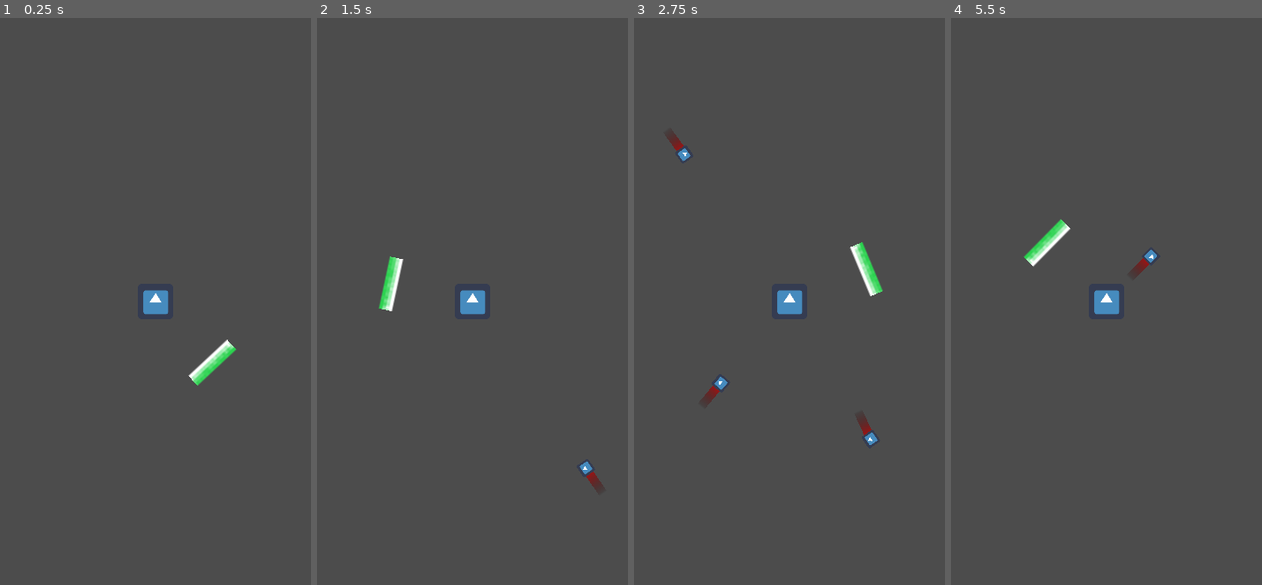
Above: before the commit, frames 1-4 (left to right).
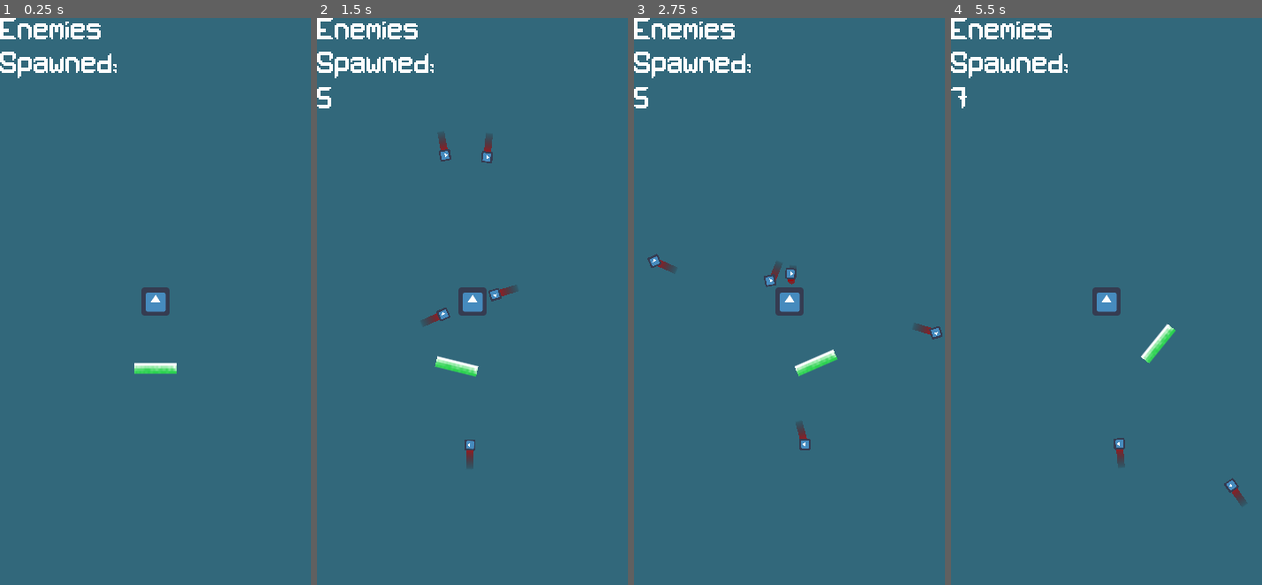
Above: after the commit, the same moments.

Repository: diegoportela99/QuickVoider
Game: Godot game, scene res://Scenes/Main.tscn
The game is run twice, just before and just after one commit, with the same random seed, the same clock (stepped at 60 frames per second) and the same inputs. The engine's default icon, where the game draws it, is replaced by a stand-in: a white triangle on a blue panel in a dark square.
Inputs (mouse positions are in pixels of both pictures, inside the frame that each line leads up to):
- Up to frame 1 (0.25 s): no input
- Up to frame 2 (1.5 s): move the mouse to (540, 273) at 0.52 s; click (540, 273) at 0.67 s; move the mouse to (410, 329) at 1.27 s; click (410, 329) at 1.42 s
- Up to frame 3 (2.75 s): move the mouse to (820, 176) at 2.02 s; click (820, 176) at 2.17 s
- Up to frame 4 (5.5 s): move the mouse to (1090, 414) at 2.77 s; click (1090, 414) at 2.92 s; move the mouse to (1199, 386) at 3.52 s; click (1199, 386) at 3.67 s; move the mouse to (1013, 216) at 4.27 s; click (1013, 216) at 4.42 s; move the mouse to (1122, 301) at 5.02 s; click (1122, 301) at 5.17 s

The runs differ from the first frame. In frame 1, 100% of the frame differs, in the area x 0-100%, y 0-100%; in frame 2, 99%; in frame 3, 99%; in frame 4, 100%.

Commit message:
fixed user controls, added correct enemy spawning

Diff:
--- a/Assets/Enemy/Script/Enemy.gd
+++ b/Assets/Enemy/Script/Enemy.gd
@@ -7,7 +7,9 @@
 
 func _ready():
 	_set_rotation()
+	hide()
 
+var loaded = 0
 func _physics_process(delta):
 	velocity = velocity.normalized() * speed
 	var collision_info = move_and_collide(velocity * delta)
@@ -15,5 +17,17 @@
 		velocity = velocity.bounce(collision_info.normal)
 		emit_signal('collided', collision_info)
 
+	#dodgy way of showing each enemy without spawning the line..
+	if loaded < 15:
+		loaded+=1
+	else:
+		show()
+
 func _set_rotation():
 	velocity = velocity.rotated(rotation) * speed
+
+func show():
+	self.visible = true
+
+func hide():
+	self.visible = false
--- a/Assets/Platform/Platform.gd
+++ b/Assets/Platform/Platform.gd
@@ -1,18 +1,29 @@
 extends StaticBody2D
 
-var RotateSpeed = 3
+var RotateSpeed = 0
 var Radius = 40
 var _centre
 var _angle = 0
 var _set_rotation = 0
+var max_rotate_speed = 5
+
+var game_lost = false
 
 func _ready():
 	set_process(true)
 	_centre = self.position
 
 func _process(delta):
-	_angle += RotateSpeed * delta;
+	_angle += RotateSpeed * delta; #angle based on touch...
 	var offset = Vector2(sin(_angle), cos(_angle)) * Radius;
 	var pos = _centre + offset
 	self.position = (pos)
 	self.look_at(_centre)
+
+func _set_rotate_speed(rotate_speed):
+	if rotate_speed >= max_rotate_speed:
+		rotate_speed = max_rotate_speed
+	elif rotate_speed <= -max_rotate_speed:
+		rotate_speed = -max_rotate_speed
+	else:
+		self.RotateSpeed = rotate_speed
--- a/Scenes/EnemySpawner.gd
+++ b/Scenes/EnemySpawner.gd
@@ -1,11 +1,95 @@
 extends Node2D
 
-var loaded = false
+const _enemy = preload("res://Assets/Enemy/Enemy.tscn")
+
+const screen_x = 88
+const screen_y = 160
+
+var enemys_spawned = 0
+var enemy_count = 5
+
+#causes random delta time
+func _ready():
+	randomize()
+	randi()%11
+
 func _process(delta):
-	if !loaded:
-		for enemies in get_children():
-			enemies.look_at(get_parent().get_node("Player/PlayerProtect").position)
-			enemies._set_rotation()
-		loaded = true
-	else:
-		self.visible = true
+	despawn()
+	while(get_child_count() < enemy_count):
+		spawn()
+		print(enemys_spawned)
+
+func spawn():
+	var enemy = _enemy.instance()
+	var pos = Vector2()
+
+	pos.x = rand_range(-screen_x, screen_x)
+	pos.y = rand_range(-screen_y, screen_y)
+
+	var gradient = pos.y/pos.x
+
+	var desired_x = screen_x+10
+	var desired_y = screen_y+10
+
+	#define lines
+	var x_pos = 176
+	var y_pos = 330
+
+	var changed = false
+	#check which line intercept
+	#x = y/m
+	if gradient > y_pos/x_pos:
+		if pos.x > 0:
+			print("BR")
+			pos.x = -desired_y/gradient
+			changed = true
+			#Bottom right
+			pass
+		else:
+			print("TL")
+			pos.x = desired_y/gradient
+			changed = true
+			#Top left
+			pass
+	elif gradient < -(y_pos/x_pos):
+		if pos.x > 0:
+			print("TR")
+			pos.x = desired_y/gradient
+			changed = true
+			#Top right
+			pass
+		else:
+			print("BL")
+			pos.x = -desired_y/gradient
+			changed = true
+			#Bottom left
+			pass
+
+	if !changed:
+		if pos.x < 0:
+			pos.x = -desired_x
+		else:
+			pos.x = desired_x
+
+	pos.y = pos.x*gradient
+	enemy.position = pos
+
+	self.add_child(enemy)
+	enemys_spawned+=1
+
+	enemy.look_at(get_parent().get_node("Player/PlayerProtect").position)
+	enemy._set_rotation()
+
+func timer():
+	var t = Timer.new()
+	t.set_wait_time(2)
+	t.set_one_shot(true)
+	self.add_child(t)
+	t.start()
+	yield(t, "timeout")
+	t.queue_free()
+
+func despawn():
+	for enemy in get_children():
+		if enemy.position.x > screen_x*1.75 or enemy.position.x < -screen_x*1.75 or enemy.position.y > screen_y*1.75 or enemy.position.y < -screen_y*1.75:
+			remove_child(enemy)
--- a/Scenes/Main.gd
+++ b/Scenes/Main.gd
@@ -1,9 +1,23 @@
 extends Node2D
 
-var random
+#offset for finger movement to the platform rotation speed
+var offset = 20
 
-func _ready():
-	pass
+var dt = 0
+var last_dt
+var first = Vector2(0,0)
+var last = Vector2(0,0)
 
 func _process(delta):
-	pass
+	if first.y != 0 and last.y != 0:
+		dt = 1-(first.y/last.y)
+		$CanvasLayer/GridContainer/dt_label.text = str($EnemySpawner.enemys_spawned)
+	$Player/Platform._set_rotate_speed((first.y-last.y)/offset)
+
+func _input(event):
+	if event is InputEventMouseButton:
+		if event.pressed:
+			first = get_global_mouse_position()
+
+	if event is InputEventMouseMotion:
+		last = get_global_mouse_position()
--- a/Scenes/Main.tscn
+++ b/Scenes/Main.tscn
@@ -1,10 +1,16 @@
-[gd_scene load_steps=6 format=2]
+[gd_scene load_steps=8 format=2]
 
 [ext_resource path="res://Scenes/Main.gd" type="Script" id=1]
-[ext_resource path="res://Assets/Platform/Platform.tscn" type="PackedScene" id=2]
-[ext_resource path="res://Assets/PlayerProtect/PlayerProtect.tscn" type="PackedScene" id=3]
-[ext_resource path="res://Scenes/EnemySpawner.gd" type="Script" id=4]
-[ext_resource path="res://Assets/Enemy/Enemy.tscn" type="PackedScene" id=5]
+[ext_resource path="res://Assets/Fonts/Khronopix.ttf" type="DynamicFontData" id=2]
+[ext_resource path="res://Assets/Platform/Platform.tscn" type="PackedScene" id=3]
+[ext_resource path="res://Assets/PlayerProtect/PlayerProtect.tscn" type="PackedScene" id=4]
+[ext_resource path="res://Scenes/EnemySpawner.gd" type="Script" id=5]
+
+[sub_resource type="DynamicFont" id=1]
+font_data = ExtResource( 2 )
+
+[sub_resource type="DynamicFont" id=2]
+font_data = ExtResource( 2 )
 
 [node name="Main" type="Node2D"]
 script = ExtResource( 1 )
@@ -12,39 +18,61 @@
 "_edit_lock_": true
 }
 
+[node name="CanvasLayer" type="CanvasLayer" parent="."]
+
+[node name="GridContainer" type="GridContainer" parent="CanvasLayer"]
+margin_right = 72.0
+margin_bottom = 62.0
+
+[node name="Label" type="Label" parent="CanvasLayer/GridContainer"]
+margin_right = 67.0
+margin_bottom = 35.0
+custom_fonts/font = SubResource( 1 )
+text = "Enemies
+Spawned:"
+
+[node name="dt_label" type="Label" parent="CanvasLayer/GridContainer"]
+margin_top = 39.0
+margin_right = 67.0
+margin_bottom = 55.0
+custom_fonts/font = SubResource( 2 )
+
 [node name="Player" type="Node2D" parent="."]
 __meta__ = {
 "_edit_lock_": true
 }
 
-[node name="Platform" parent="Player" instance=ExtResource( 2 )]
+[node name="Platform" parent="Player" instance=ExtResource( 3 )]
 position = Vector2( 88, 160 )
 
-[node name="PlayerProtect" parent="Player" instance=ExtResource( 3 )]
+[node name="PlayerProtect" parent="Player" instance=ExtResource( 4 )]
 position = Vector2( 88, 160 )
 
 [node name="Camera2D" type="Camera2D" parent="."]
 offset = Vector2( 88, 160 )
 current = true
-zoom = Vector2( 0.8, 0.8 )
 smoothing_enabled = true
 __meta__ = {
 "_edit_lock_": true
 }
 
 [node name="EnemySpawner" type="Node2D" parent="."]
-visible = false
 position = Vector2( 88, 160 )
-script = ExtResource( 4 )
+script = ExtResource( 5 )
 
-[node name="Enemy" parent="EnemySpawner" instance=ExtResource( 5 )]
-position = Vector2( 210.646, -205.834 )
+[node name="Node2D" type="Node2D" parent="."]
+z_index = -20
 
-[node name="Enemy8" parent="EnemySpawner" instance=ExtResource( 5 )]
-position = Vector2( -144.233, -199.663 )
+[node name="ColorRect" type="ColorRect" parent="Node2D"]
+margin_right = 176.0
+margin_bottom = 320.0
+color = Color( 0.2, 0.411765, 0.486275, 1 )
 
-[node name="Enemy9" parent="EnemySpawner" instance=ExtResource( 5 )]
-position = Vector2( -137.897, 162.171 )
-
-[node name="Enemy10" parent="EnemySpawner" instance=ExtResource( 5 )]
-position = Vector2( 100.442, 148.748 )
+[node name="TextureProgress" type="TextureProgress" parent="."]
+anchor_top = 1.0
+anchor_right = 1.0
+anchor_bottom = 1.0
+margin_left = 120.0
+margin_top = 10.0
+margin_right = 169.0
+margin_bottom = 23.0
Binary file added: Assets/Fonts/Khronopix.ttf
Binary file added: Assets/Fonts/KhronopixMono.ttf
Binary file added: Assets/progress_bar/over.png
Not shown, added: Assets/progress_bar/over.png.import
Binary file added: Assets/progress_bar/progress.png
Not shown, added: Assets/progress_bar/progress.png.import
Binary file added: Assets/progress_bar/under.png
Not shown, added: Assets/progress_bar/under.png.import
